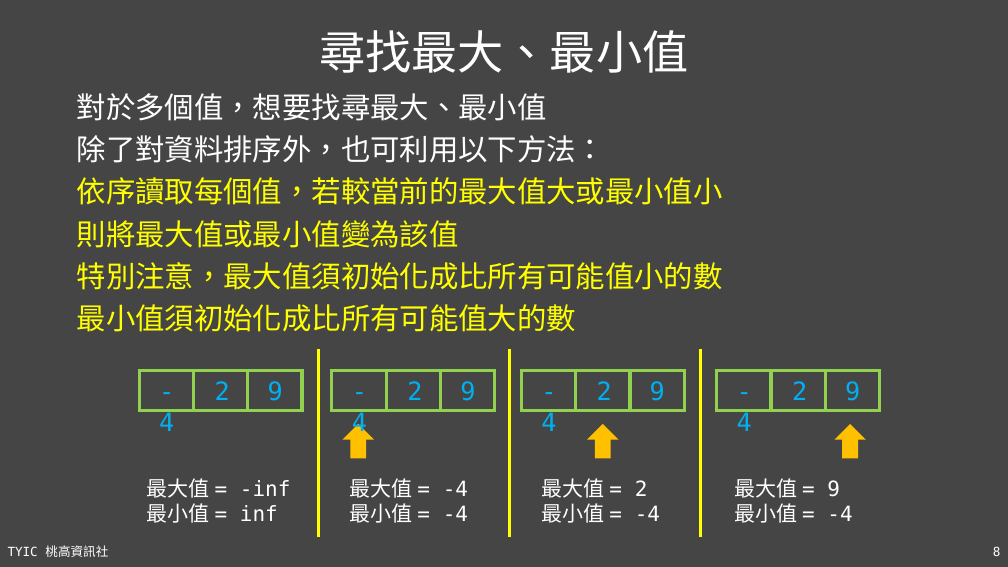
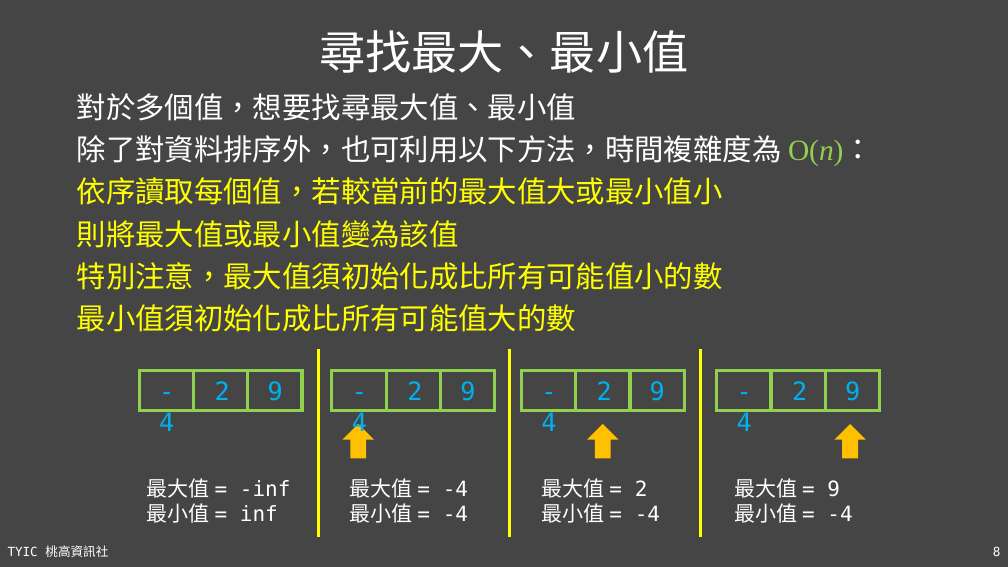
Before and after one commit to TYSHIC/slides, a slide deck: slide 8 of ppt/90_基礎資料結構與演算法.pptx. Drawn at 1008x567 pixels with LibreOffice and Linux fonts; fonts in the diff are those of the drawing. Boxes give left, top, right and bottom in pixels: in the first picture for what was removed or moved away, otherwise in the second. Text is boxed around its words. In the diff, an @@ line names an element or a change of style, - is before the commit and + after.

```diff
--- a/ppt/90_基礎資料結構與演算法.pptx
+++ b/ppt/90_基礎資料結構與演算法.pptx
@@ text at (77,93,873,166): text changed @@
-對於多個值，想要找尋最大、最小值
-除了對資料排序外，也可利用以下方法：
+對於多個值，想要找尋最大值、最小值
+除了對資料排序外，也可利用以下方法，時間複雜度為 O(n)：
```
Also in this commit, not shown: 10 other slides changed, 1 slide added, 3 other files.
